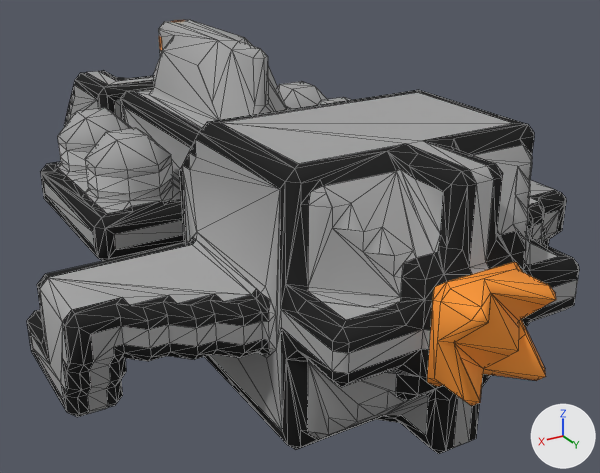
An edit to the OBJ model src/jsMain/resources/meshes/ndrc-2-jager-class.obj, drawn before and after from the same camera.
One viewpoint serves both versions: a 50 mm camera at (24.6, 47.8, 26.6) aimed at (-2.1, 3.3, 4.4). Lighting does not change. The marker at lower right points along +X, +Y and +Z. Mesh edges are drawn as thin lines. Where no turn or scale is listed for an object, it has been applied to the vertices.

The first picture shows 'ndrc-2-jager-class'.
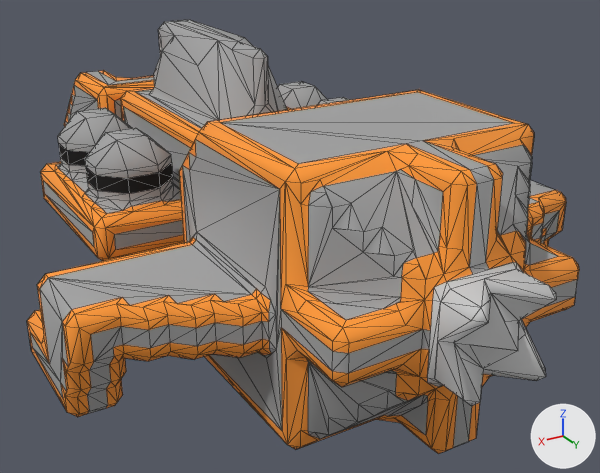
The edits, one by one:
me_ndrc_2_jager_class is used by ob_ndrc_2_jager_class; location (0.0, 0.0, 0.0).
me_ndrc_2_jager_class had 1623 vertices, 3070 faces and spanned x -16.5..16.5, y -25.5..25.5, z 0.0..17.0.
me_ndrc_2_jager_class now has 1629 vertices, 3074 faces and spans x -16.5..16.5, y -25.5..25.5, z 0.0..17.0.
me_ndrc_2_jager_class part 1: 2 vertices moved from x -2.0..0.0, y 21.0..25.0, z 3.0..7.0 to x -2.0..1.5, y 20.0..24.0, z 2.0..7.5; 6 vertices removed from x -4.0..5.0, y 18.5..24.5, z 0.5..12.5; 9 vertices added at x -7.0..6.0, y 18.5..24.5, z 2.5..13.0.
me_ndrc_2_jager_class part 2: 2 vertices moved from x -9.0..-6.0, y -2.5, z 10.5..11.5 to x -9.0..-6.5, y -3.0, z 10.5..11.0; 2 vertices removed from x 2.0..2.5, y -10.5..0.0, z 2.5..13.5; 5 vertices added at x -7.0..10.0, y -10.0..2.0, z 8.5..14.0.
me_ndrc_2_jager_class part 3: 1502 kept faces spanning x -16.5..16.5, y -25.5..25.5, z 0.0..17.0 get new texture (UV) coordinates.

Changed parts and their boxes (x1, y1, x2, y2) in the pictures (600 x 473 px; the box of a moved part takes in the faces that stretch with it):
part 1 of me_ndrc_2_jager_class, moved or reshaped
    before: (308, 169, 530, 419)
    after: (308, 172, 519, 416)
part 2 of me_ndrc_2_jager_class, moved or reshaped
    before: (198, 41, 232, 120)
    after: (70, 42, 254, 210)
part 3 of me_ndrc_2_jager_class, surface changed (black to orange)
    both: (27, 20, 579, 454)
